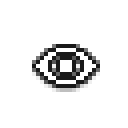
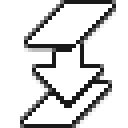
Two versions of the same layered image (128 x 128). Layer-by-layer changes:
hid "Layer 54", painted on it over [20, 4, 116, 124]
showed "Layer 48", painted on it over [24, 4, 112, 124]
